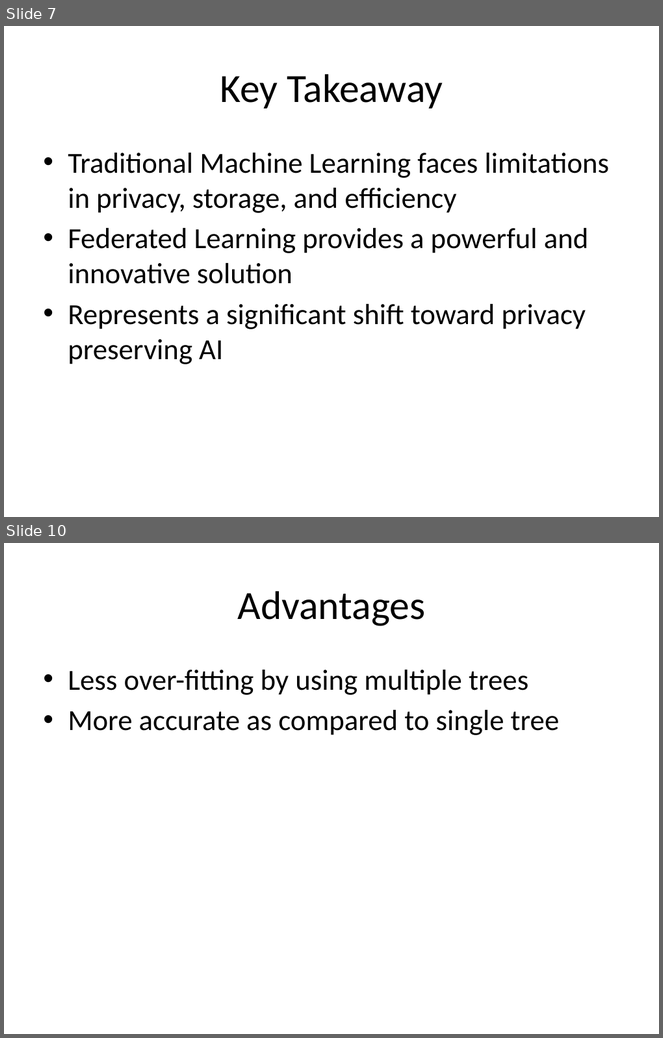
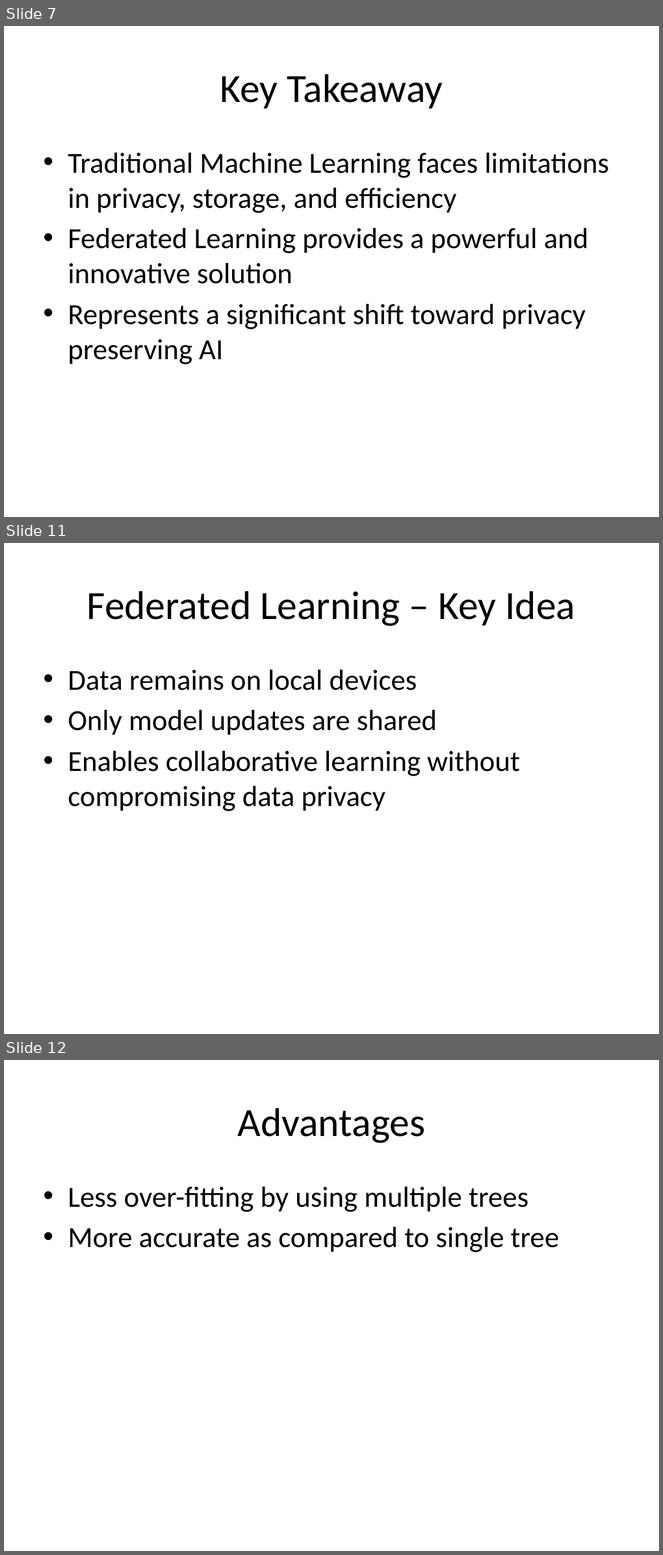
Before and after one commit to look4pritam/FederatedLearning, a slide deck: Presentations/FederatedLearning.pptx. Shown one above the other, each under a label of ours: slides 7 and 10 before the commit, slides 7, 11 and 12 after it; the slides between them are not shown. The pictures are 663x1038 and 663x1555 pixels, drawn with LibreOffice and Linux fonts; fonts in the diff are those of the drawing. Boxes give left, top, right and bottom in pixels: in the first picture for what was removed or moved away, otherwise in the second. Text is boxed around its words. In the diff, an @@ line names an element or a change of style, - is before the commit and + after.

```diff
--- a/Presentations/FederatedLearning.pptx
+++ b/Presentations/FederatedLearning.pptx
@@ slide 11 added at (4,543,659,1034), background #FFFFFF @@
@@ title added at (87,591,575,626), 44 pt, text #000000 @@
+Federated Learning – Key Idea
@@ text added at (68,670,520,811), 32 pt, text #000000 @@
+• Data remains on local devices
+• Only model updates are shared
+• Enables collaborative learning without compromising data privacy
@@ what was slide 10 is now slide 12 @@
```
Also in this commit, not shown: 1 slide changed, 2 other slides added, 1 slide removed.
